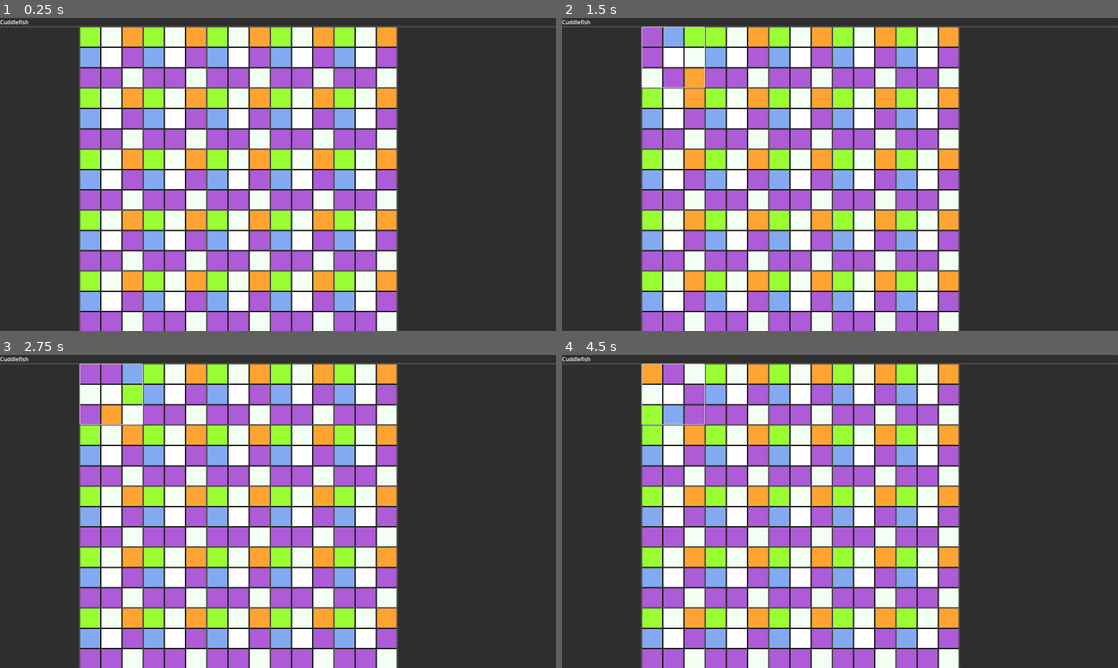
Above: before the commit, frames 1-4 (two rows, left to right).
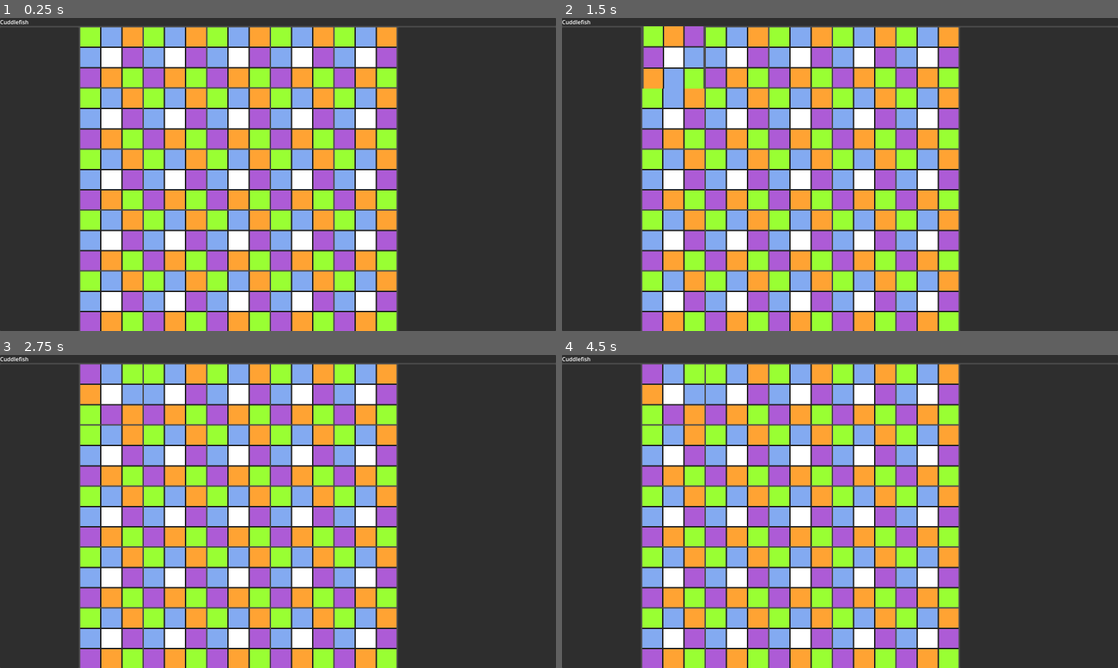
Above: after the commit, the same moments.

Repository: dtersegno/cuddlefish
Game: Godot game, scene res://CuddlefishGame.tscn
Two runs of this game, one before a commit and one after it. Both use one fixed random seed, a clock stepped at 60 frames per second and the inputs below. The project has no main scene, so this scene is started directly.
Inputs (mouse positions are in pixels of both pictures, inside the frame that each line leads up to):
- Up to frame 1 (0.25 s): no input
- Up to frame 2 (1.5 s): click (673, 58) at 0.52 s; click (673, 58) at 1.27 s
- Up to frame 3 (2.75 s): click (111, 395) at 2.02 s
- Up to frame 4 (4.5 s): tap Enter at 2.75, 4.25 s; tap Space at 3.5 s

The runs differ from the first frame. In frame 1, 17% of the frame differs, in the area x 18-72%, y 2-100%; in frame 2, 18%, in the area x 14-72%, y 2-100%; in frame 3, 18%; in frame 4, 18%.

Commit message:
spinning cuddlers

Diff:
--- a/cuddlefish-gd/CuddlefishGame.tscn
+++ b/cuddlefish-gd/CuddlefishGame.tscn
@@ -1,7 +1,8 @@
-[gd_scene load_steps=3 format=3 uid="uid://csro2nic42h36"]
+[gd_scene load_steps=4 format=3 uid="uid://csro2nic42h36"]
 
 [ext_resource type="Script" path="res://grid.gd" id="1_5w3ed"]
 [ext_resource type="Script" path="res://cuddler.gd" id="2_o3fhd"]
+[ext_resource type="AudioStream" uid="uid://dl08rvey0ptbq" path="res://sounds/bonk.mp3" id="3_0ewu2"]
 
 [node name="Cuddlefish" type="Control"]
 layout_mode = 3
@@ -48,6 +49,12 @@
 size_flags_horizontal = 3
 size_flags_vertical = 3
 script = ExtResource("2_o3fhd")
+
+[node name="Sound" type="Node" parent="VBoxContainer/HBoxContainer/Grid/Cuddler"]
+
+[node name="Spin" type="AudioStreamPlayer2D" parent="VBoxContainer/HBoxContainer/Grid/Cuddler/Sound"]
+position = Vector2(231, 27)
+stream = ExtResource("3_0ewu2")
 
 [node name="GridContainer" type="GridContainer" parent="VBoxContainer/HBoxContainer/Grid/Cuddler"]
 layout_mode = 2
--- a/cuddlefish-gd/cuddler.gd
+++ b/cuddlefish-gd/cuddler.gd
@@ -1,19 +1,20 @@
 extends PanelContainer
 
-@onready var UL = $GridContainer/UL
-@onready var U = $GridContainer/U
-@onready var UR = $GridContainer/UR
-@onready var L = $GridContainer/L
-@onready var C = $GridContainer/C
-@onready var R = $GridContainer/R
-@onready var DL = $GridContainer/DL
-@onready var D = $GridContainer/D
-@onready var DR = $GridContainer/DR
+#@onready var UL = $GridContainer/UL
+#@onready var U = $GridContainer/U
+#@onready var UR = $GridContainer/UR
+#@onready var L = $GridContainer/L
+#@onready var C = $GridContainer/C
+#@onready var R = $GridContainer/R
+#@onready var DL = $GridContainer/DL
+#@onready var D = $GridContainer/D
+#@onready var DR = $GridContainer/DR
 
-@onready var edge_blocks = [R, UR, U, UL, L, DL, D, DR]
+var edge_blocks = []
 
 @onready var button = $Button
 
+@onready var spin_sound = $Sound/Spin
 
 var bw_colors =  [
 	Color(0,0,0),
@@ -26,36 +27,146 @@
 	Color(1,1,1)
 ]
 
+#squares labeled 0 thru 7 from right and xclockwise.
+# [0,5] means a line goes from Right square (0) to Lower Left square (5)
+var color_to_index = {
+	'DARK_ORCHID':[0,5],
+	'DARK_ORANGE':[1,6],
+	'CORNFLOWER_BLUE':[2,4],
+	'CHARTREUSE':[3,7]
+}
+
 var cuddle_colors = [
 	Color('DARK_ORCHID'),
 	Color('DARK_ORANGE'),
-	Color('HONEYDEW'),
+	Color('CORNFLOWER_BLUE'),
 	Color('CHARTREUSE'),
 	Color('CORNFLOWER_BLUE'),
 	Color('DARK_ORCHID'),
-	Color('DARK_ORCHID'),
-	Color('HONEYDEW'),
-	Color('DARK_ORCHID')
+	Color('DARK_ORANGE'),
+	Color('CHARTREUSE'),
 ]
 
 # Called when the node enters the scene tree for the first time.
 func _ready() -> void:
+	self.initialize()
 	button.pressed.connect(self._on_button_pressed)
-	set_edge_block_colors(cuddle_colors)
+
+func initialize():
+	edge_blocks = [
+		$GridContainer/R,
+		$GridContainer/UR,
+		$GridContainer/U,
+		$GridContainer/UL,
+		$GridContainer/L,
+		$GridContainer/DL,
+		$GridContainer/D,
+		$GridContainer/DR
+	]
 	lighten_block_colors()
+	#set_edge_block_colors(cuddle_colors)
+	update_colors()
 
 func _on_button_pressed():
-	rotate_block_colors()
+	rotate_90()
 	#lighten_block_colors()
 
-func rotate_block_colors():
-	var first_block_color = edge_blocks[0].color
-	for block_index in range(len(edge_blocks) - 1):
-		var this_block = edge_blocks[block_index]
-		var next_block = edge_blocks[block_index + 1]
-		this_block.color = next_block.color
-	edge_blocks[-1].color = first_block_color
+func disable_button():
+	var bton = get_child(-1)
+	bton.disabled = true
 	return null
+
+func update_colors():
+	for color_name in color_to_index:
+		for index in color_to_index[color_name]:
+			#change the list of colors
+			cuddle_colors[index] = Color(color_name)
+			#change the actual square color
+			edge_blocks[index].color = cuddle_colors[index]
+	lighten_block_colors()
+	return null
+
+func rotate_45():
+	# update the color_to_index dictionary
+	for color_name in color_to_index:
+		var index_pair = color_to_index[color_name]
+		index_pair[0] = (index_pair[0] + 1)%8
+		index_pair[1] = (index_pair[1] + 1)%8
+		color_to_index[color_name] = index_pair
+	update_colors()
+	return null
+
+func rotate_90():
+	#duplicate self to spin for visual
+	var visual_square = self.duplicate()
+	visual_square.cuddle_colors = self.cuddle_colors
+	visual_square.color_to_index = self.color_to_index
+	visual_square.initialize()
+	visual_square.disable_button()
+	get_tree().root.add_child(visual_square)
+
+	#place the visual square over myself
+	visual_square.global_position = self.global_position
+	# "hide" self
+	self.modulate.a = 0
+	#rotate colors
+	for color_name in color_to_index:
+		var index_pair = color_to_index[color_name]
+		index_pair[0] = (index_pair[0] + 2)%8
+		index_pair[1] = (index_pair[1] + 2)%8
+		color_to_index[color_name] = index_pair
+	update_colors()
+
+	#emit a sound
+	var spin_sound_pitch_width = 0.1
+	spin_sound.pitch_scale = 2. + (randf()-0.5)*spin_sound_pitch_width
+	spin_sound.play()
+
+	#wait for the spinning square to finish
+	await visual_square.spin(self)
+	#"show" self
+	self.modulate.a = 1
+	#visual_square.queue_free()
+	button.release_focus()
+	return null
+
+#animation for transient squares
+func spin(creator_node):
+	#print(get_size())
+	await get_tree().process_frame  # wait one frame to ensure size is settled
+	self.size = creator_node.size
+	self.pivot_offset = self.size / 2
+	#self.pivot_offset = get_size()
+	var spin_tween = create_tween()
+	var spin_time = .15
+	spin_tween.tween_property(self,"rotation", -PI/2, spin_time).set_trans(Tween.TRANS_QUAD).set_ease(Tween.EASE_OUT)
+	spin_tween.tween_callback(self.queue_free)
+	#spin_tween.tween_callback(creator_node.show)
+	await spin_tween.finished
+	return spin_tween.finished
+
+
+
+#func rotate_45():
+	#var first_block_color = edge_blocks[0].color
+	#for block_index in range(len(edge_blocks) - 1):
+		#var this_block = edge_blocks[block_index]
+		#var next_block = edge_blocks[block_index + 1]
+		#this_block.color = next_block.color
+	#edge_blocks[-1].color = first_block_color
+	#return null
+#
+#
+#func rotate_90():
+	#var first_block_color = edge_blocks[0].color
+	#var second_block_color = edge_blocks[1].color
+	#for block_index in range(len(edge_blocks) - 2):
+		#var this_block = edge_blocks[block_index]
+		#var next_block = edge_blocks[block_index + 2]
+		#this_block.color = next_block.color
+	#edge_blocks[-2].color = first_block_color
+	#edge_blocks[-1].color = second_block_color
+	#return null
 
 func lighten_block_colors():
 	for block in edge_blocks:
Not shown, added: cuddlefish-gd/sounds/bonk.mp3.import
Not shown, added: cuddlefish-gd/sounds/bonk.mp3
